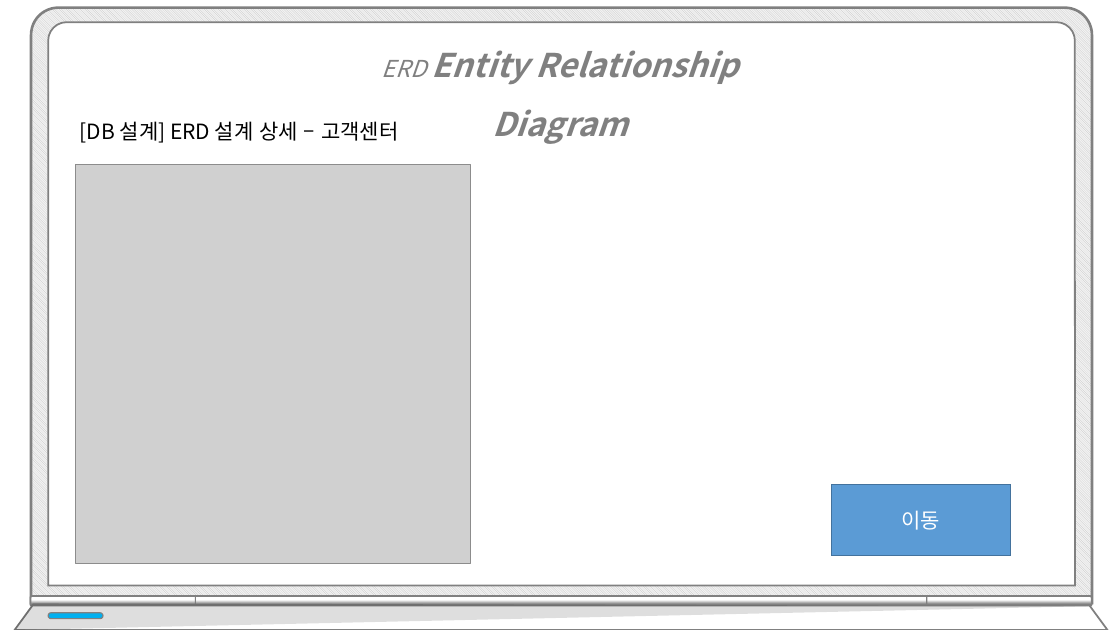
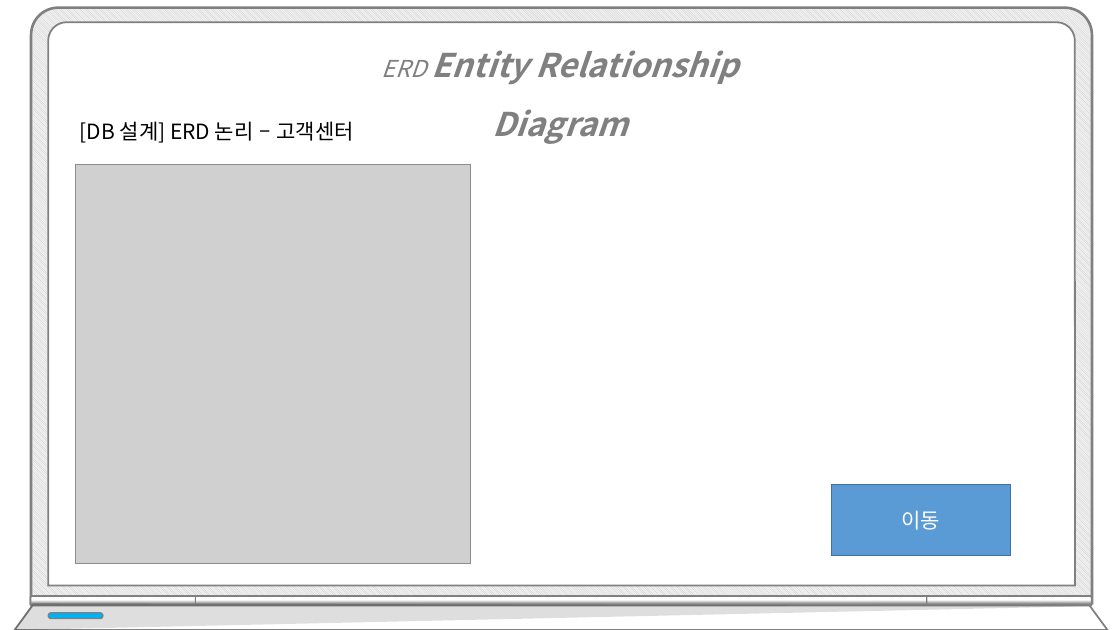
Before and after one commit to hhsw07/ezen-academy-projects, a slide deck: slide 19 of WebContent/발표/4차/프로젝트5_4차.pptx. Drawn at 1120x630 pixels with LibreOffice and Linux fonts; fonts in the diff are those of the drawing; grey boxes stand for pictures. Boxes give left, top, right and bottom in pixels: in the first picture for what was removed or moved away, otherwise in the second. Text is boxed around its words. In the diff, an @@ line names an element or a change of style, - is before the commit and + after.

```diff
--- a/WebContent/발표/4차/프로젝트5_4차.pptx
+++ b/WebContent/발표/4차/프로젝트5_4차.pptx
@@ text at [80, 121, 354, 143]: text changed @@
-[DB 설계] ERD 설계 상세 – 고객센터
+[DB 설계] ERD 논리 – 고객센터
```
Also in this commit, not shown: 15 other slides changed, 7 slides added.
